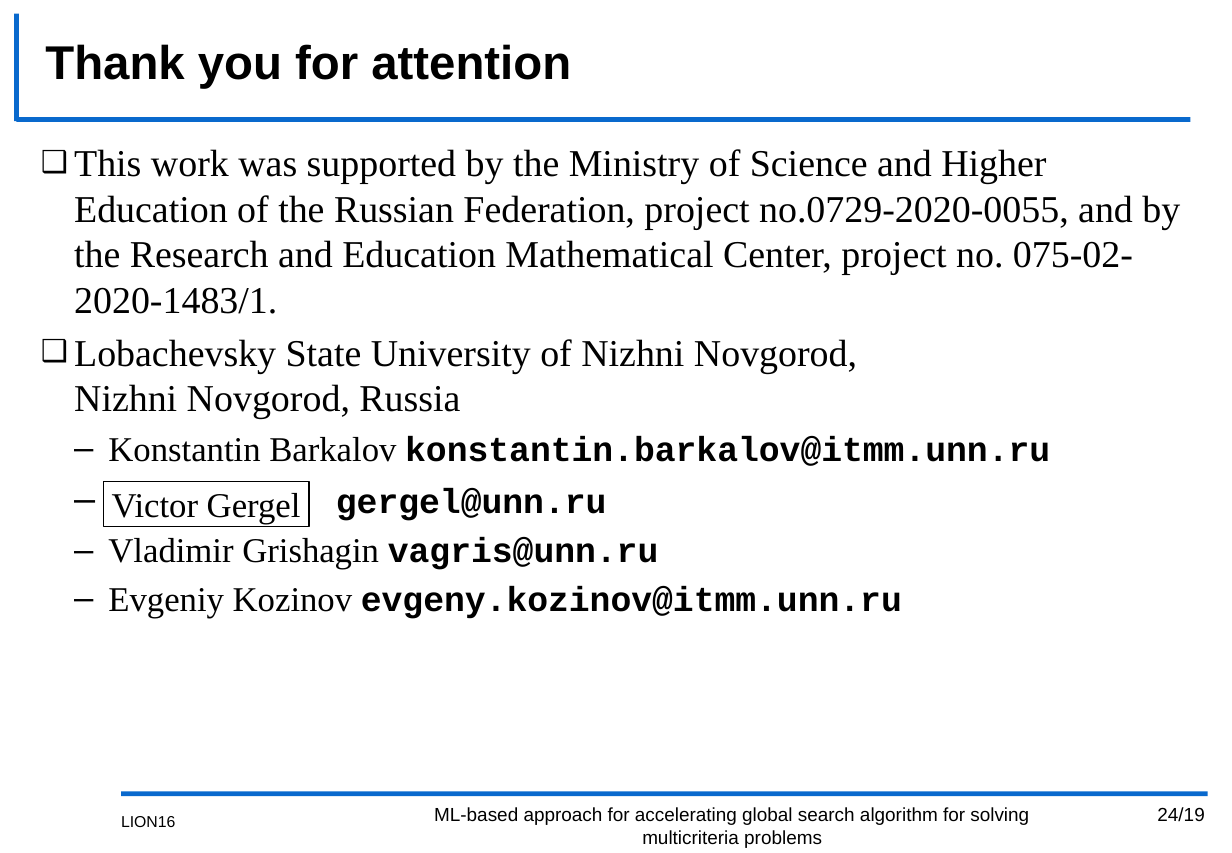
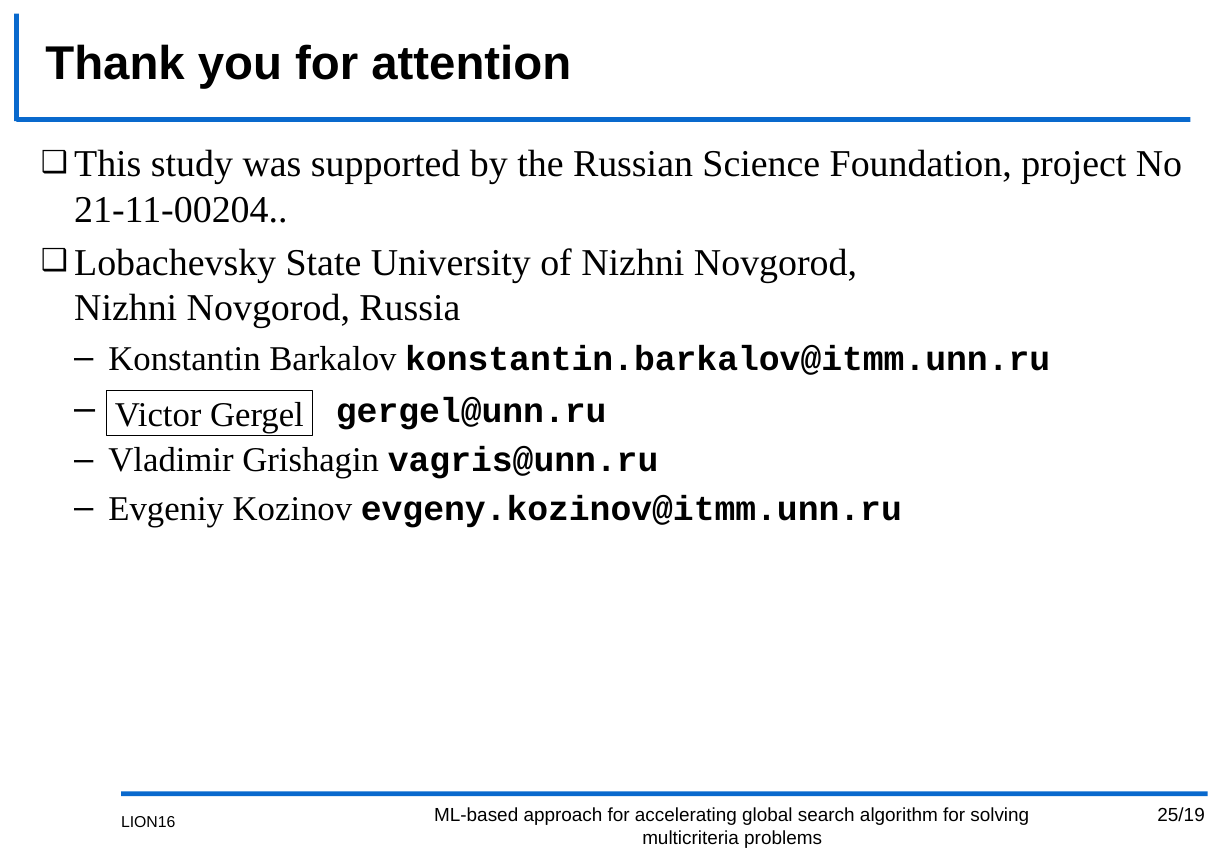
Before and after one commit to kabarkalov/GlobOptPapers, a slide deck: slide 25 of 2022/LION/LION16.pptx (slide 24 before the commit). Drawn at 1232x853 pixels with LibreOffice and Linux fonts; fonts in the diff are those of the drawing; background and template pictures are left out. Boxes give left, top, right and bottom in pixels: in the first picture for what was removed or moved away, otherwise in the second. Text is boxed around its words. In the diff, an @@ line names an element or a change of style, - is before the commit and + after.

```diff
--- a/2022/LION/LION16.pptx
+++ b/2022/LION/LION16.pptx
@@ text at bbox=[74, 149, 1182, 223]: text changed @@
-❑ This work was supported by the Ministry of Science and Higher Education of the Russian Federation, project no.0729-2020-0055, and by the Research and Education Mathematical Center, project no. 075-02-2020-1483/1.
+❑ This study was supported by the Russian Science Foundation, project No 21-11-00204..
@@ rectangle "Victor Gergel": place and size @@
-rectangle "Victor Gergel" at bbox=[104, 481, 309, 526]
+rectangle "Victor Gergel" at bbox=[107, 391, 313, 436]
@@ page number at bbox=[1157, 807, 1204, 821]: text changed @@
-24/19
+25/19
```
Also in this commit, not shown: 11 other slides changed.
